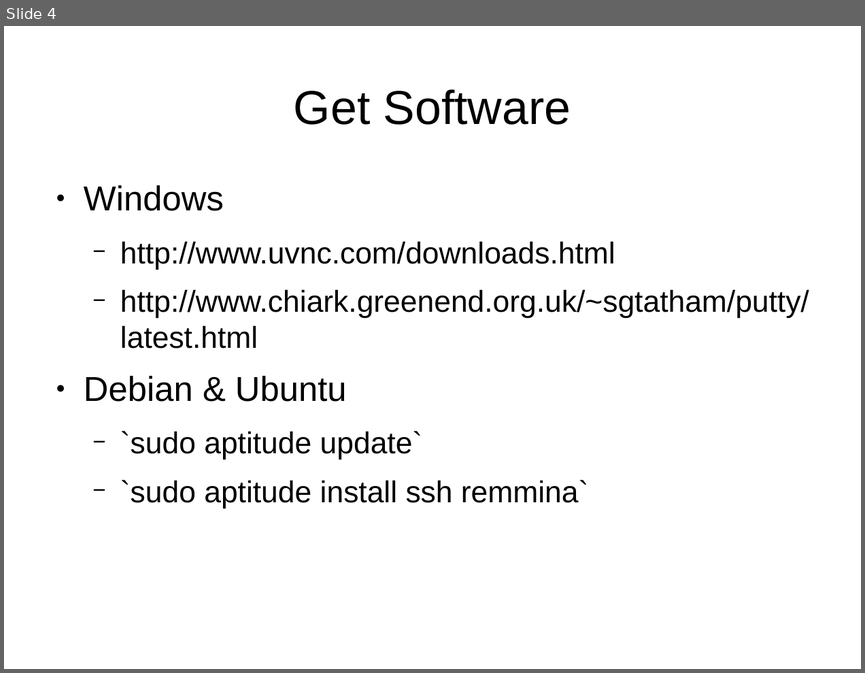
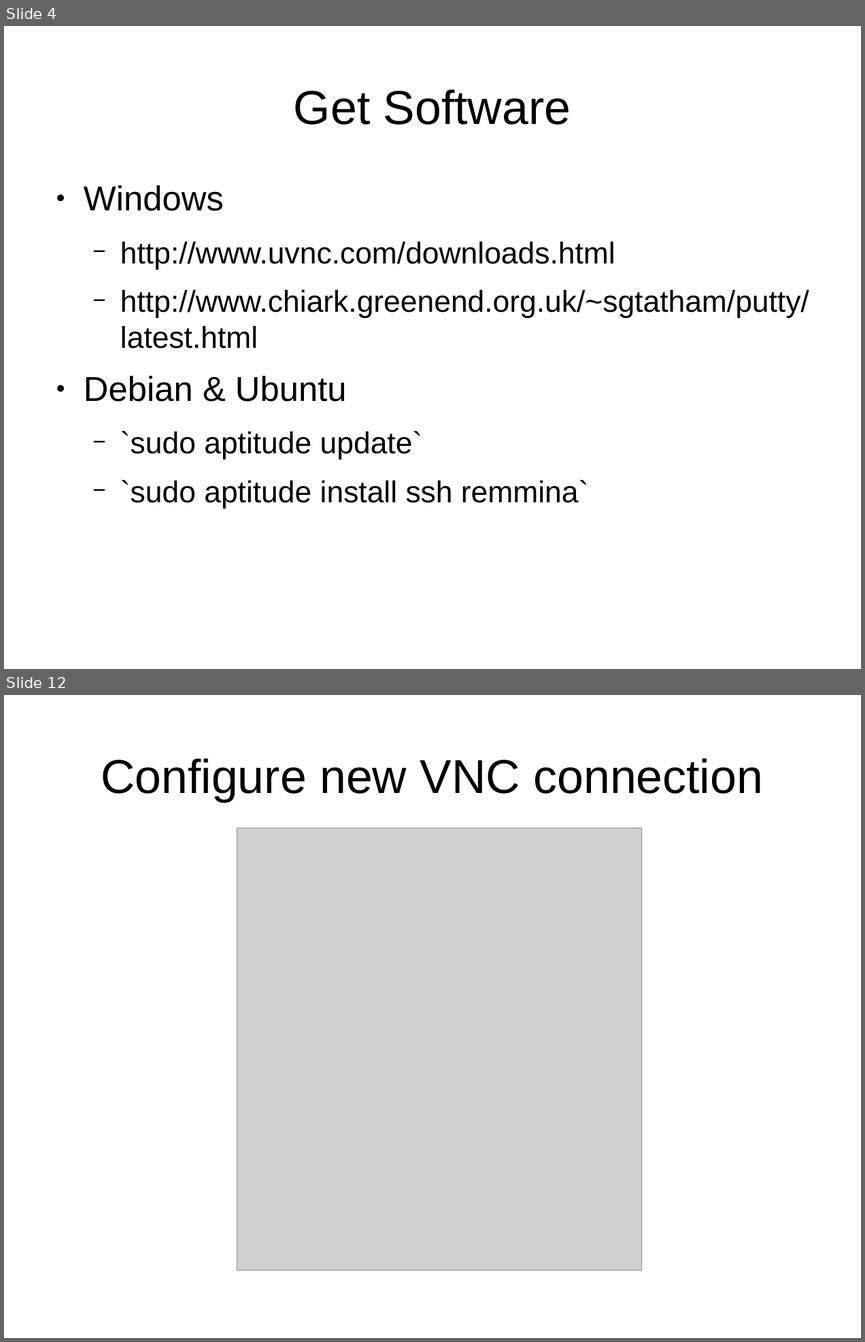
Before and after one commit to Oflameo/sshvnc_ws, a slide deck: doc/sshvnc.odp. Shown one above the other, each under a label of ours: slide 4 before the commit, slides 4 and 12 after it; the slides between them are not shown. The pictures are 865x673 and 865x1342 pixels, drawn with LibreOffice and Linux fonts; fonts in the diff are those of the drawing; grey boxes stand for pictures. Boxes give left, top, right and bottom in pixels: in the first picture for what was removed or moved away, otherwise in the second. Text is boxed around its words. In the diff, an @@ line names an element or a change of style, - is before the commit and + after.

```diff
--- a/doc/sshvnc.odp
+++ b/doc/sshvnc.odp
@@ slide 12 added at box(4, 695, 861, 1338), background #FFFFFF @@
@@ title added at box(101, 758, 763, 802), 44 pt, text #000000 @@
+Configure new VNC connection
@@ picture added at box(237, 828, 642, 1270) @@
```
Also in this commit, not shown: 8 other slides added, 1 slide removed, 12 other files.
